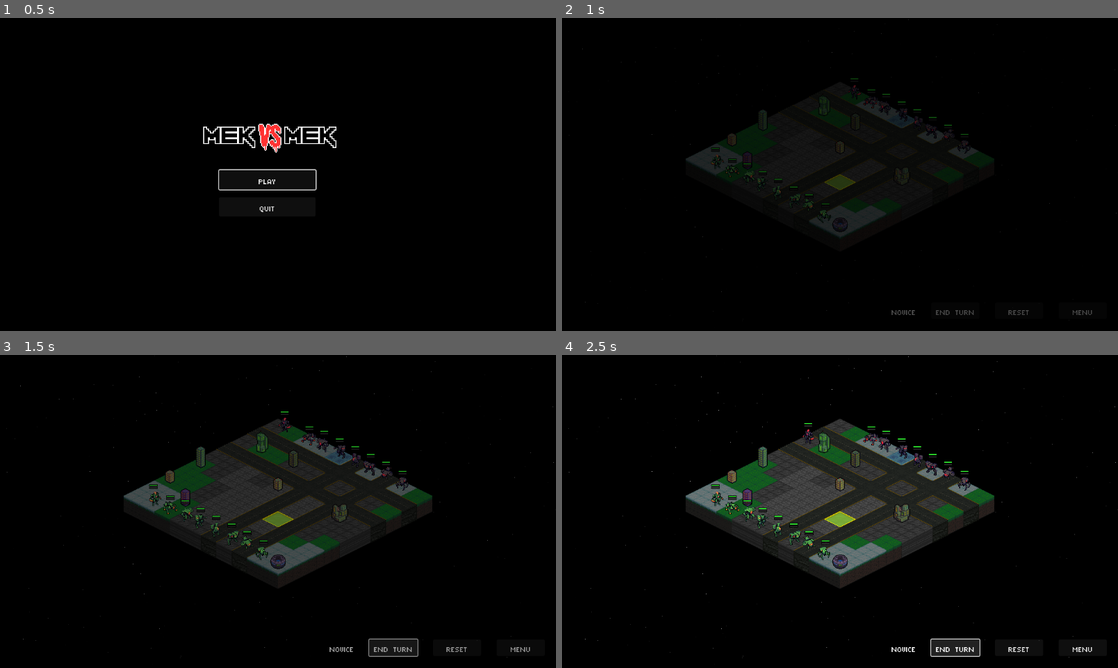
Above: before the commit, frames 1-4 (two rows, left to right).
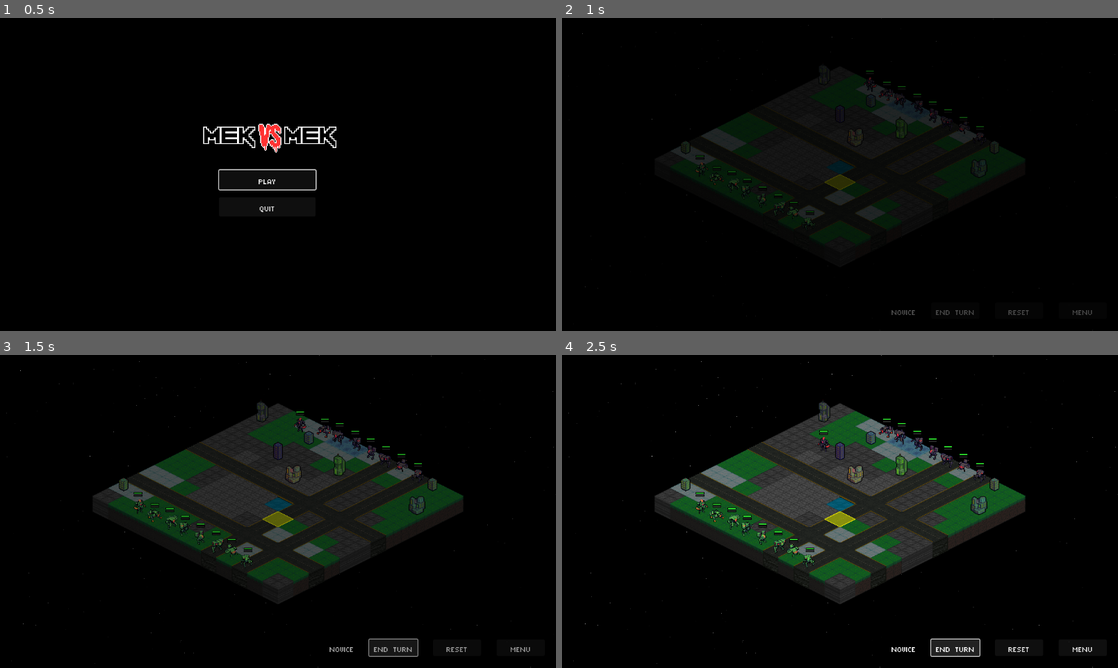
Above: after the commit, the same moments.

Repository: Tekknobot/Terrain
Game: Godot game, scene res://Scenes/TitleScreen.tscn
The game is run twice, just before and just after one commit, with the same random seed, the same clock (stepped at 60 frames per second) and the same inputs.
Inputs:
- Up to frame 1 (0.5 s): no input
- Up to frame 2 (1 s): click "PLAY" at 0.5 s
- Up to frame 3 (1.5 s): click "END TURN" at 1.25 s
- Up to frame 4 (2.5 s): click "END TURN" at 2 s

Frame 1 is identical in both runs. In frame 2, 3.7% of the frame differs, in the area x 3-100%, y 0-96%; in frame 3, 11%; in frame 4, 16%, in the area x 1-100%, y 0-100%.

Commit message:
Random push.

Diff:
--- a/Scenes/Main.tscn
+++ b/Scenes/Main.tscn
@@ -236,7 +236,8 @@
 layer_0/modulate = Color(0.491583, 0.491583, 0.491583, 1)
 layer_1/name = "Layer1"
 script = ExtResource("1_juvca")
-grid_height = 10
+grid_width = 12
+grid_height = 12
 player_units = Array[PackedScene]([ExtResource("9_cq62f"), ExtResource("10_ijfy0"), ExtResource("11_1jvt7"), ExtResource("23_7fl6f"), ExtResource("12_g6pgr"), ExtResource("24_2iw1l"), ExtResource("13_nlsfu"), ExtResource("14_usaop")])
 enemy_units = Array[PackedScene]([ExtResource("9_tx01l"), ExtResource("10_jnxcy"), ExtResource("11_kslvh"), ExtResource("28_ao3sm"), ExtResource("12_igjmq"), ExtResource("31_52wv1"), ExtResource("13_mmtes"), ExtResource("14_42888")])
 map_details = NodePath("../CanvasLayer/Control/HBoxContainer/MapDetails")
--- a/Scripts/Unit.gd
+++ b/Scripts/Unit.gd
@@ -783,6 +783,7 @@
 	await missile.finished
 	has_moved = true
 	has_attacked = true
+
 
 func auto_attack_ranged_empty(target_tile: Vector2i, unit: Area2D) -> void:
 	var tilemap = get_tree().get_current_scene().get_node("TileMap")
